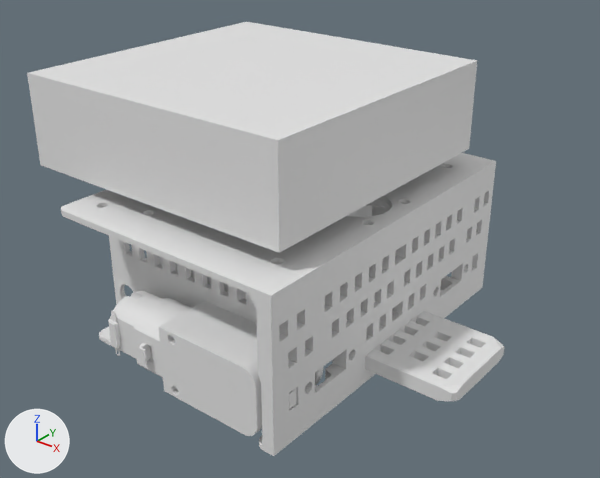
What one commit did to the Blender file 0.1.1.blend.
The view is the same before and after, from a 50 mm camera at (116.4, -194.1, 151.3) aimed at (-33.4, -6.9, 35.2). The axes (+X, +Y, +Z) are drawn at lower left. The lights are the same throughout.

Objects in the first picture: '18650', 'DC Motor 20mm', 'PCB', 'draw panel', 'frame'.
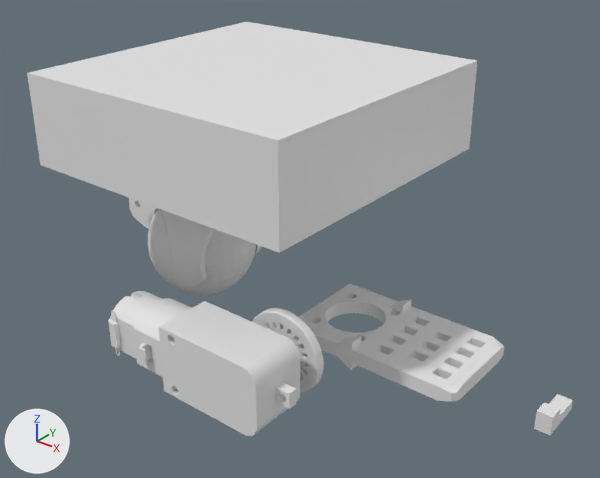
Where the change shows, as pixel boxes [x1, y1, x2, y2] in the pictures (600 x 478 px):
'frame', deleted
    before: [61, 153, 496, 456]
'pin', added
    after: [534, 394, 573, 435]
'18650', hidden
    before: [177, 205, 372, 300]
'Sphere', unchanged, uncovered by the edit
    before: [159, 257, 162, 264]
    after: [148, 210, 256, 295]
'SCRU-FEcastor', unchanged, uncovered by the edit
    before: [175, 263, 177, 271]
    after: [129, 198, 261, 287]
'tachoDisc', unchanged, uncovered by the edit
    before: [315, 366, 324, 385]
    after: [252, 308, 324, 394]

Edits to the bpy script that builds the scene:
```text
Add me_pin:
    me_pin.from_pydata(...)  # 28 vertices, 26 faces; spans x -3.0..1.8, y -6.0..10.0, z -1.0..5.3
Remove ob_frame:
    ob_frame = bpy.data.objects.new('frame', me_frame_001)
    ob_frame.location = (-54.2, 0.0, 30.5)
    ob_frame.scale = (6.25, 6.25, 1.0)
    _m = ob_frame.modifiers.new('Mirror', 'MIRROR')
    _m.use_axis = (False, True, False)
Change ob_18650:
    add ob_18650.hide_set(True)
Add ob_pin:
    ob_pin = bpy.data.objects.new('pin', me_pin)
    ob_pin.location = (53.0, 1.0, 1.0)
```
